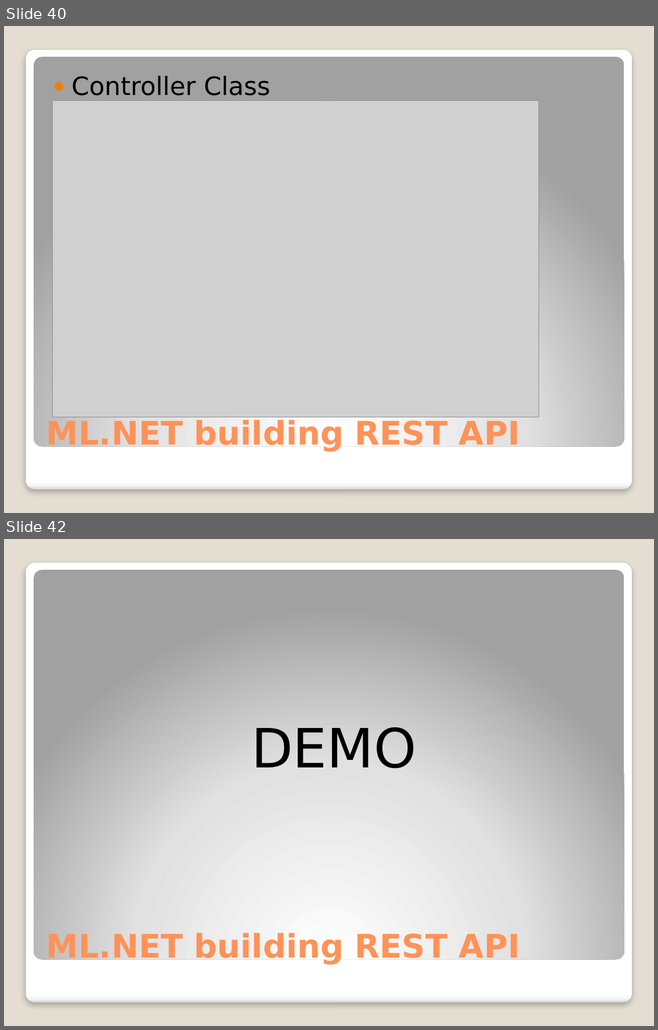
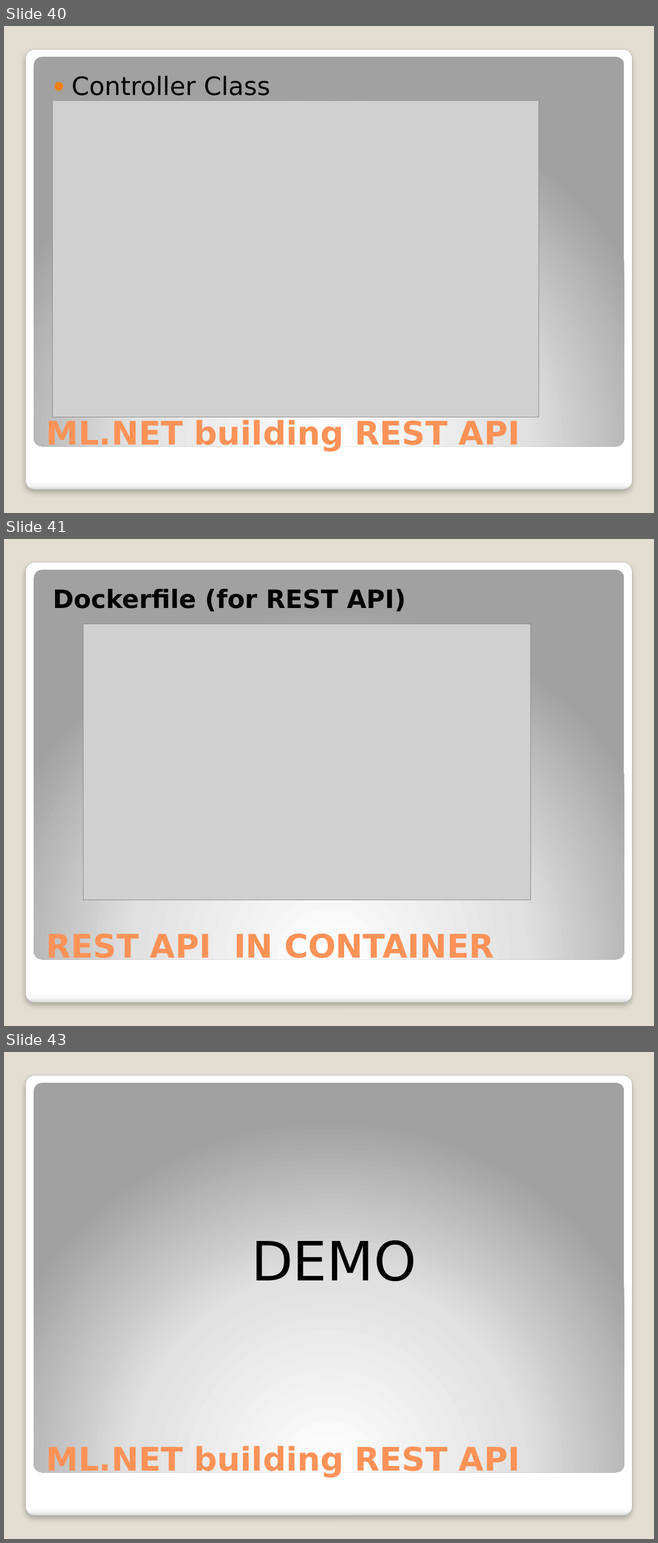
Before and after one commit to djkormo/mlnet-cli, a slide deck: presentation/Machine learning in Azure without Python.pptx. Shown one above the other, each under a label of ours: slides 40 and 42 before the commit, slides 40, 41 and 43 after it; the slides between them are not shown. The pictures are 658x1030 and 658x1543 pixels, drawn with LibreOffice and Linux fonts; fonts in the diff are those of the drawing; grey boxes stand for pictures. Boxes give left, top, right and bottom in pixels: in the first picture for what was removed or moved away, otherwise in the second. Text is boxed around its words. In the diff, an @@ line names an element or a change of style, - is before the commit and + after.

```diff
--- a/presentation/Machine learning in Azure without Python.pptx
+++ b/presentation/Machine learning in Azure without Python.pptx
@@ slide 41 added at [4, 539, 654, 1026], background #E3DED1; not listed: 2 template elements that a slide beside it also shows @@
@@ text added at [53, 589, 406, 611], 28 pt, text #000000, bold @@
+Dockerfile (for REST API)
@@ picture added at [83, 624, 530, 900] @@
@@ title added at [46, 933, 494, 964], 36 pt, text #FF9258, bold @@
+REST API IN CONTAINER
@@ what was slide 42 is now slide 43 @@
```
Also in this commit, not shown: 17 slides changed, 2 other slides added, 1 other file.
